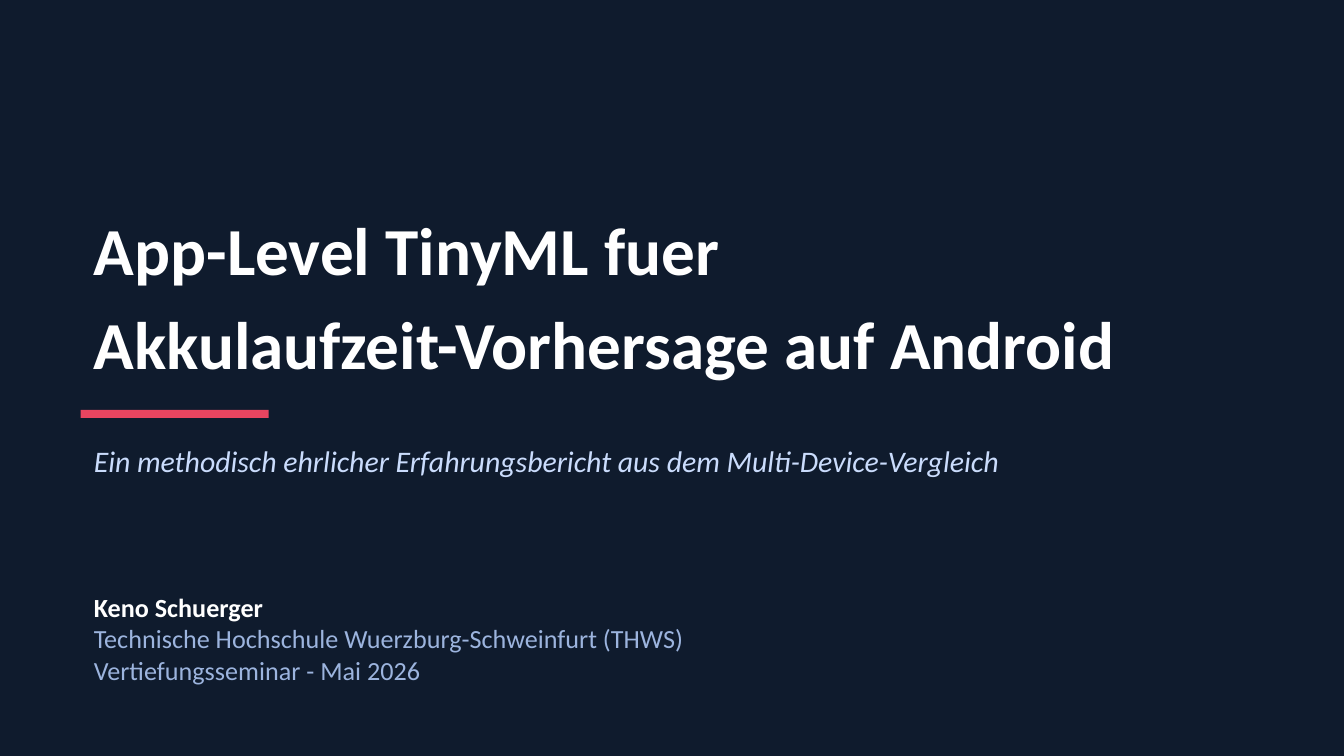
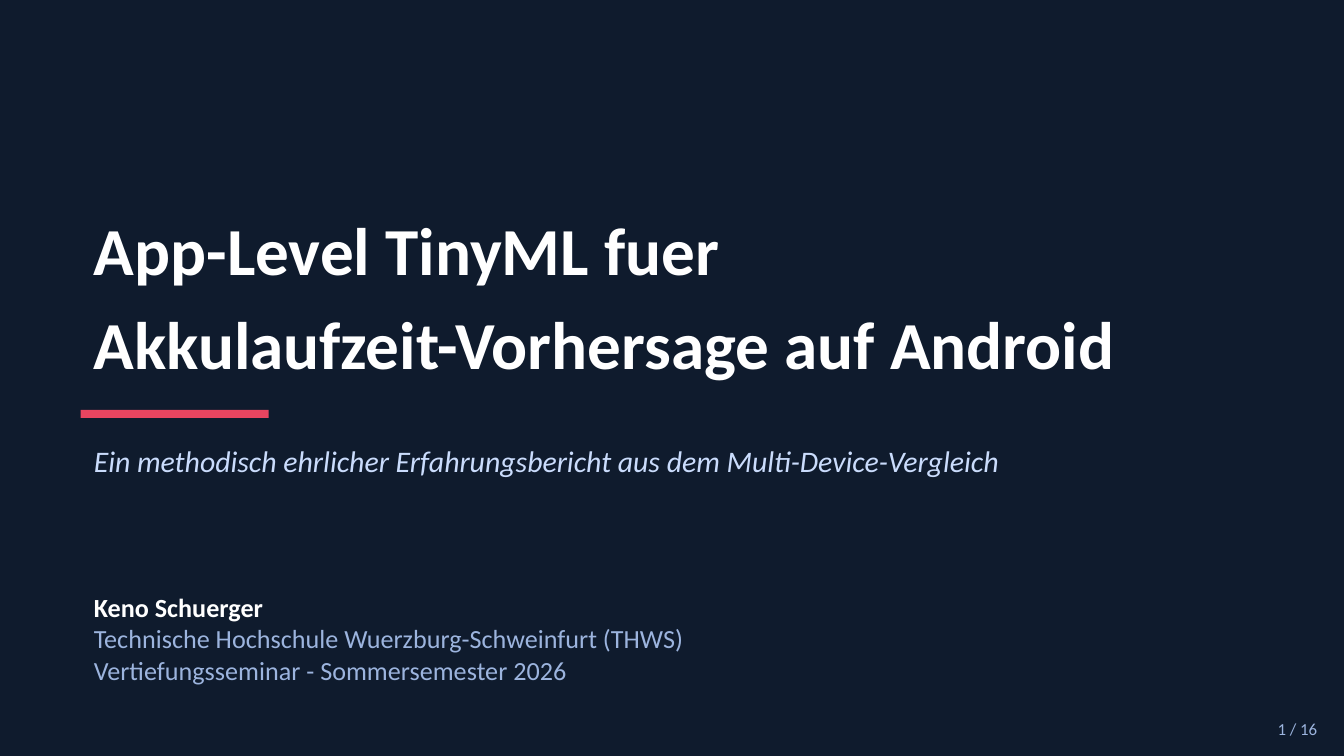
Before and after one commit to Keno-fsdf/HandyUsageRepo, a slide deck: slide 1 of paper/Paper_Verteidigung.pptx. Drawn at 1344x756 pixels with LibreOffice and Linux fonts; fonts in the diff are those of the drawing. Boxes give left, top, right and bottom in pixels: in the first picture for what was removed or moved away, otherwise in the second. Text is boxed around its words. In the diff, an @@ line names an element or a change of style, - is before the commit and + after.

```diff
--- a/paper/Paper_Verteidigung.pptx
+++ b/paper/Paper_Verteidigung.pptx
@@ text at <box>94,662,566,685</box>: text changed @@
-Vertiefungsseminar - Mai 2026
+Vertiefungsseminar - Sommersemester 2026
@@ text added at <box>1278,723,1317,735</box>, 9 pt, text #9CB4DE @@
+1 / 16
```
Also in this commit, not shown: 2 other slides changed, 1 slide added, 1 slide removed, 1 other file.
